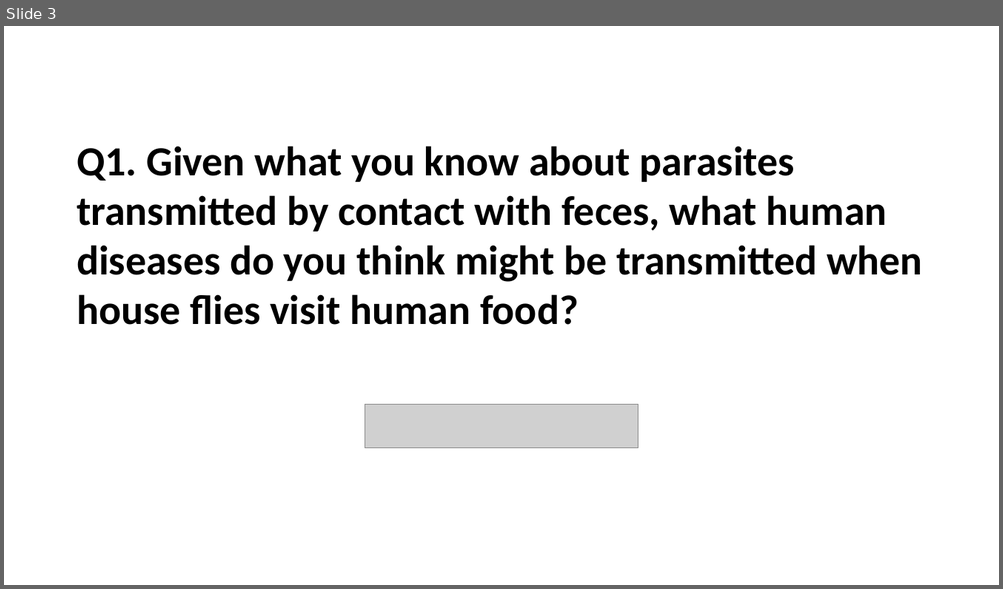
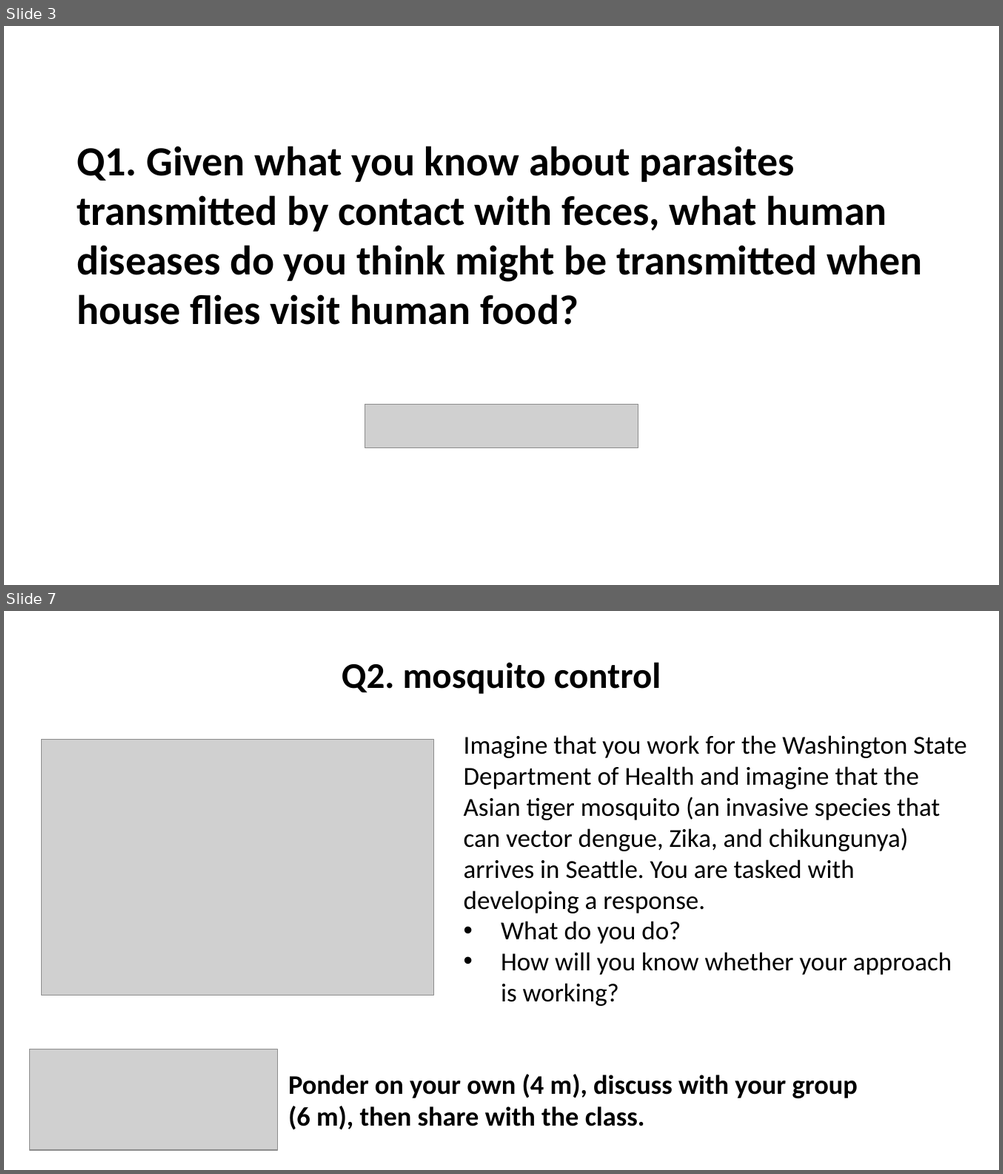
Before and after one commit to wood-lab/fish_406, a slide deck: docs/lectures/in-class_activities/class_18.pptx. Shown one above the other, each under a label of ours: slide 3 before the commit, slides 3 and 7 after it; the slides between them are not shown. The pictures are 1003x589 and 1003x1174 pixels, drawn with LibreOffice and Linux fonts; fonts in the diff are those of the drawing; grey boxes stand for pictures. Boxes give left, top, right and bottom in pixels: in the first picture for what was removed or moved away, otherwise in the second. Text is boxed around its words. In the diff, an @@ line names an element or a change of style, - is before the commit and + after.

Commit message:
upadating ppt and agenda for class_18

```diff
--- a/docs/lectures/in-class_activities/class_18.pptx
+++ b/docs/lectures/in-class_activities/class_18.pptx
@@ slide 7 added at [4, 611, 999, 1170], background #FFFFFF @@
@@ text added at [341, 662, 661, 694], 35 pt, text #000000, bold @@
+Q2. mosquito control
@@ picture added at [41, 739, 434, 995] @@
@@ text added at [464, 735, 966, 1006], 25 pt, text #000000 @@
+Imagine that you work for the Washington State Department of Health and imagine that the Asian tiger mosquito (an invasive species that can vector dengue, Zika, and chikungunya) arrives in Seattle. You are tasked with developing a response.
+• What do you do?
+• How will you know whether your approach is working?
@@ picture added at [29, 1050, 277, 1150] @@
@@ text added at [288, 1074, 857, 1130], 26 pt, text #000000, bold @@
+Ponder on your own (4 m), discuss with your group
+(6 m), then share with the class.
```
Also in this commit, not shown: 5 slides changed, 1 other slide added, 2 slides removed, 13 other files.
